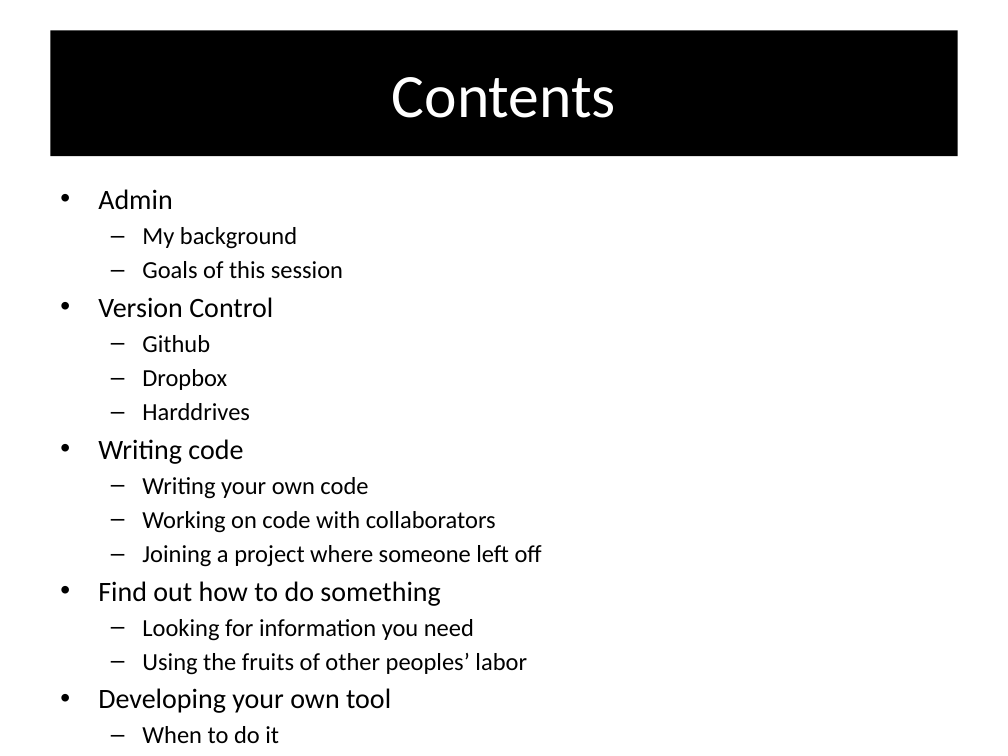
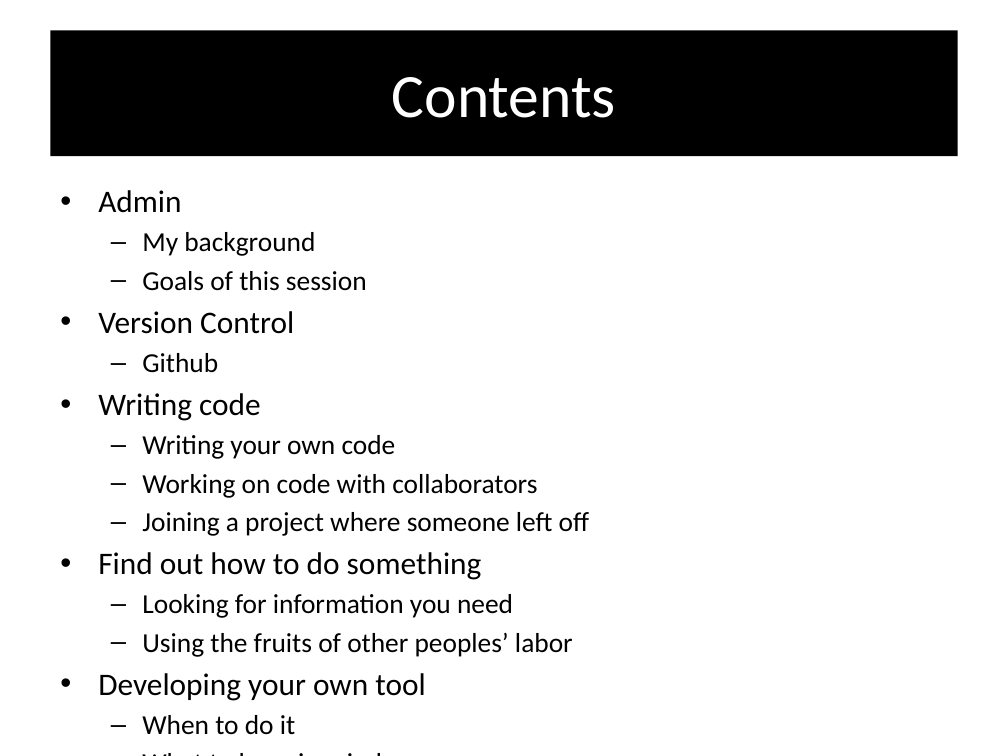
Before and after one commit to lkloh/USArray, a slide deck: slide 2 of BasicsOfCoding/BasicsOfCoding.pptx. Drawn at 1008x756 pixels with LibreOffice and Linux fonts; fonts in the diff are those of the drawing. Boxes give left, top, right and bottom in pixels: in the first picture for what was removed or moved away, otherwise in the second. Text is boxed around its words. In the diff, an @@ line names an element or a change of style, - is before the commit and + after.

```diff
--- a/BasicsOfCoding/BasicsOfCoding.pptx
+++ b/BasicsOfCoding/BasicsOfCoding.pptx
@@ text "Admin" at box(98, 190, 589, 735): size 20 to 22.4 pt in "Admin", "Version Control", "Writing code", "Find out how to do something" and 1 more places; size 17.5 to 19.6 pt in "My background", "Goals of this session", "Github", "Writing your own code" and 6 more places @@
@@ text at box(142, 369, 250, 420): paragraphs removed @@
-  – Dropbox
-  – Harddrives
```
Also in this commit, not shown: 1 slide added, 6 slides removed, 4 other files.
